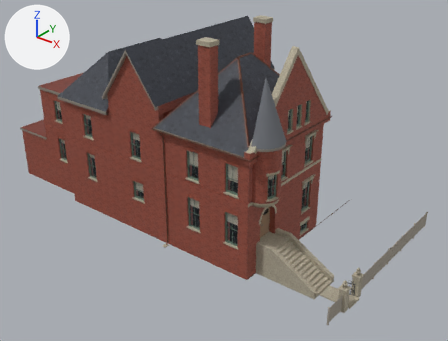
Before and after pictures for a commit that changed the glTF model chicago/4d/assets/gltf/high_house_2021_prairie__as_mapped_1904.glb.
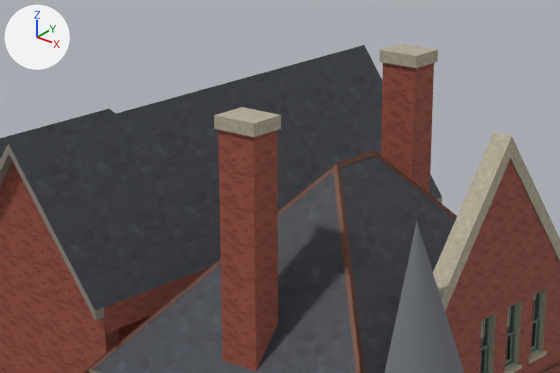
Old and new are each drawn whole from a camera (50 mm lens) standing at (28.8, -28.7, 25.7) and looking at (0.6, 6.5, 3.8) and again close up on the part from 27% to 70% of the width and 0% to 38% of the height. The lights are fixed; the arrows at upper left show +X, +Y and +Z. The older version's two pictures come first. Vertices at exactly the same position are counted once.

Before the edit, the objects in view are built like this:
```python
ob_high_house_2021_prairie__as_mapped_1904 = bpy.data.objects.new('high_house_2021_prairie__as_mapped_1904', me_high_house_2021_prairie__as_mapped_1904)
ob_high_house_2021_prairie__as_mapped_1904.location = (0.0, 0.0, 0.0)
```
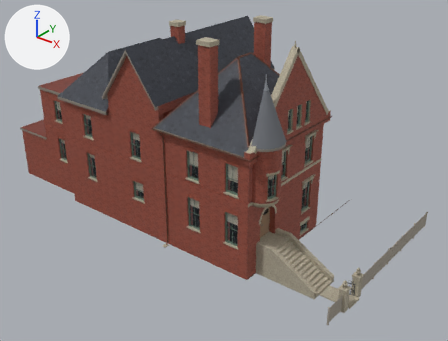
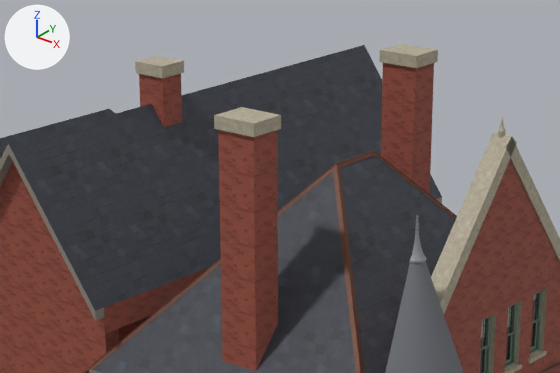
Boxes [x1, y1, x2, y2] around the edits, measured in the close-ups (560 x 373 px; the box of a moved part takes in the faces that stretch with it):
part 1 of me_high_house_2021_prairie__as_mapped_1904, added: after [410, 215, 426, 263]
part 2 of me_high_house_2021_prairie__as_mapped_1904, added: after [498, 117, 506, 138]
part 3 of me_high_house_2021_prairie__as_mapped_1904, cut back: before [385, 137, 559, 373]; after [385, 136, 559, 373]
part 4 of me_high_house_2021_prairie__as_mapped_1904, moved or reshaped: before [0, 162, 86, 302]; after [8, 45, 364, 321]

Edits to the bpy script that builds the scene:
```text
Add img_zinc_sheet_normal_gl:
    img_zinc_sheet_normal_gl = load_image('zinc_sheet_normal_gl', '_unpacked/zinc_sheet_normal_gl', 512, 512, 'Non-Color')
Add img_zinc_sheet_basecolor:
    img_zinc_sheet_basecolor = load_image('zinc_sheet_basecolor', '_unpacked/zinc_sheet_basecolor', 512, 512, 'sRGB')
Add mat_k04_zinc_sheet:
    mat_k04_zinc_sheet = bpy.data.materials.new('k04_zinc_sheet')
    # uses the picture img_zinc_sheet_basecolor
    # uses the picture img_zinc_sheet_normal_gl
Change me_high_house_2021_prairie__as_mapped_1904:
    used by ob_high_house_2021_prairie__as_mapped_1904; location = (0.0, 0.0, 0.0)
    remove me_high_house_2021_prairie__as_mapped_1904.from_pydata(...)  # 17865 vertices, 24356 faces; spans x -18.4..14.9, y -0.6..14.9, z -0.2..16.0
    add me_high_house_2021_prairie__as_mapped_1904.from_pydata(...)  # 18177 vertices, 24853 faces; spans x -18.4..14.9, y -0.6..14.9, z -0.2..16.0
    me_high_house_2021_prairie__as_mapped_1904 part 1: a new loose piece of 71 vertices spanning x 7.8..8.0, y 1.4..1.8, z 13.4..14.4, in mat_k04_zinc_sheet
    me_high_house_2021_prairie__as_mapped_1904 part 2: a new loose piece of 64 vertices spanning x 7.8..8.0, y 4.5..4.7, z 15.4..15.9, in mat_limestone_trim
    me_high_house_2021_prairie__as_mapped_1904 part 3: 1 vertex moved within x 7.8, y 1.6, z 14.2; 2 vertices removed from x 8.1..8.2, y 4.6, z 15.0; 155 vertices added at x 7.8..8.2, y 1.5..4.9, z 14.0..15.3
    me_high_house_2021_prairie__as_mapped_1904 part 4: 42 vertices moved within x -3.2..8.8, y 0.0..9.6, z 6.2..9.3; 2 vertices removed from x -4.8..-0.4, y 0.0, z 11.0; 26 vertices added at x -5.2..0.0, y 0.0..5.4, z 10.4..15.6
    other edits to the shape of me_high_house_2021_prairie__as_mapped_1904 do not show in these pictures
    add me_high_house_2021_prairie__as_mapped_1904.materials.append(mat_k04_zinc_sheet)
```
